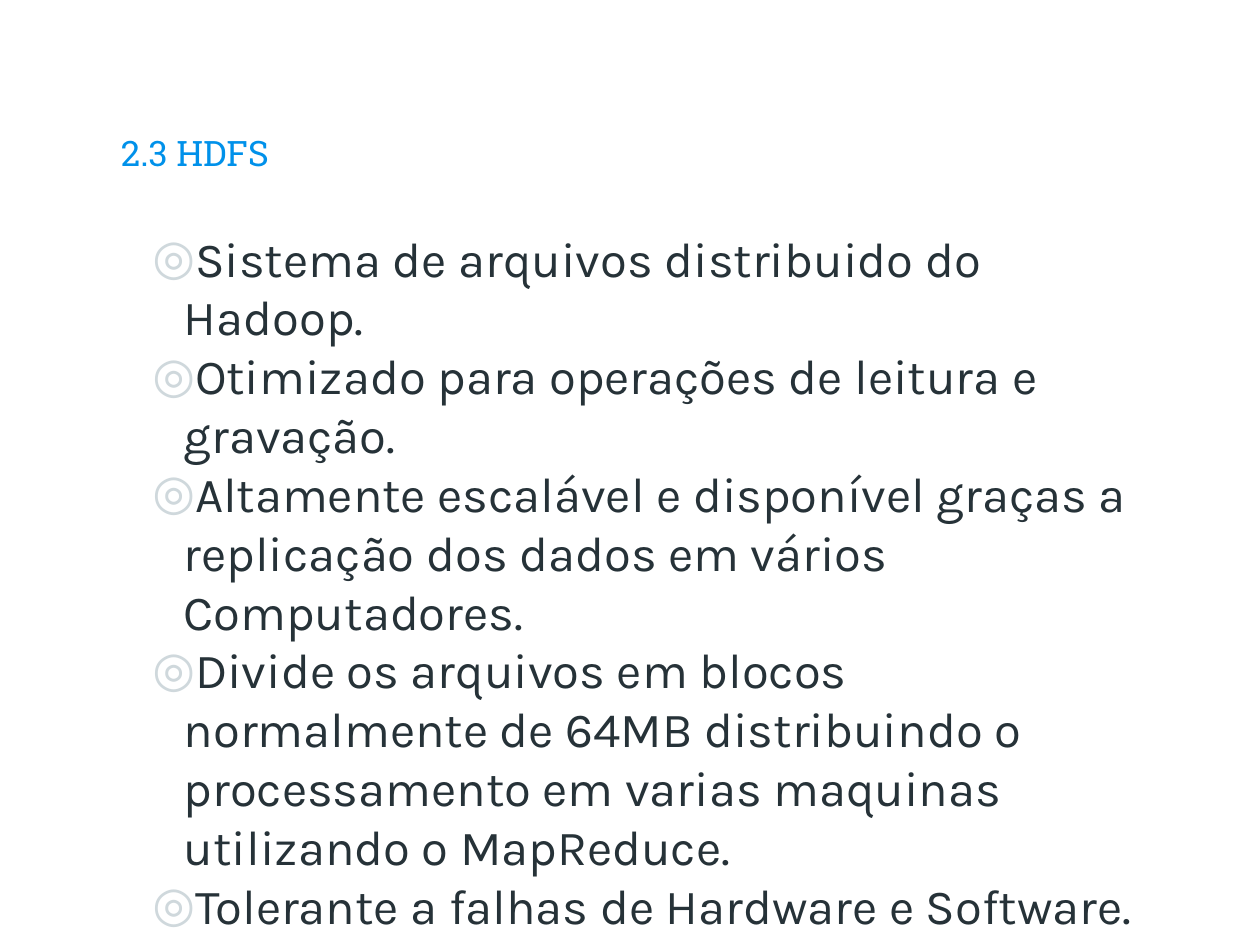
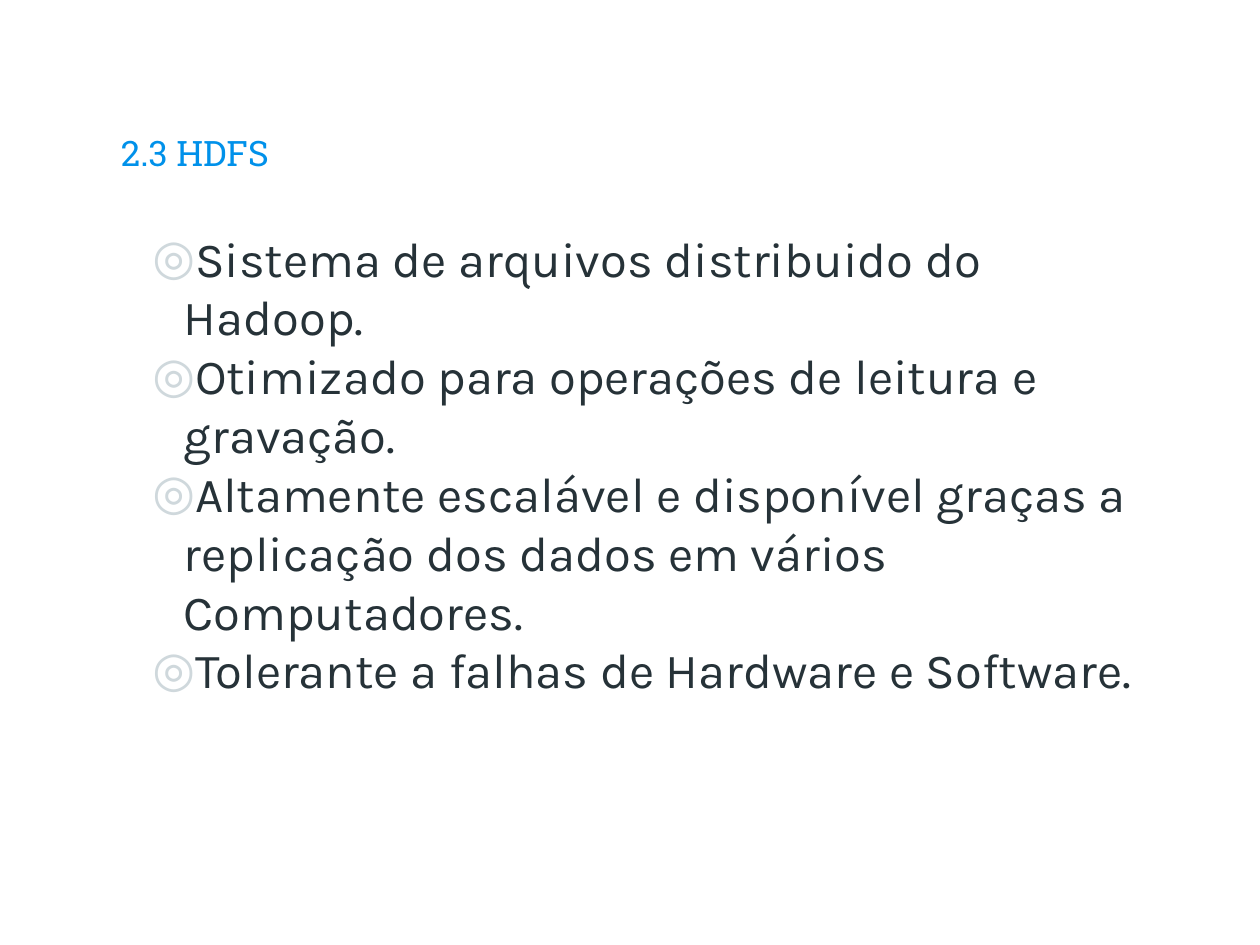
Before and after one commit to rafaelcam/tcc, a slide deck: slide 14 of TRABALHOS TEÓRICOS/Slide Apresentacao TCC.pptx (slide 12 before the commit). Drawn at 1260x945 pixels with LibreOffice and Linux fonts; fonts in the diff are those of the drawing; background and template pictures are left out. Boxes give left, top, right and bottom in pixels: in the first picture for what was removed or moved away, otherwise in the second. Text is boxed around its words. In the diff, an @@ line names an element or a change of style, - is before the commit and + after.

```diff
--- a/TRABALHOS TEÓRICOS/Slide Apresentacao TCC.pptx
+++ b/TRABALHOS TEÓRICOS/Slide Apresentacao TCC.pptx
@@ text at bbox=[184, 654, 1021, 877]: paragraph removed @@
-◎ Divide os arquivos em blocos normalmente de 64MB distribuindo o processamento em varias maquinas utilizando o MapReduce.
```
Also in this commit, not shown: 2 other slides changed, 1 slide added.
